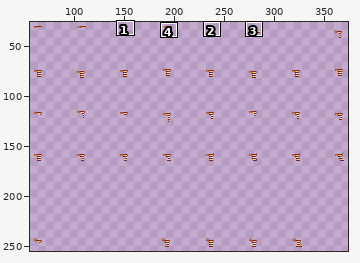
Sprite sheet -- src/items/armors/coatlica/coatlica-tier1/pants.png. Above, an overview of the earlier version with the close-up marked.
Close-up. Before the commit:
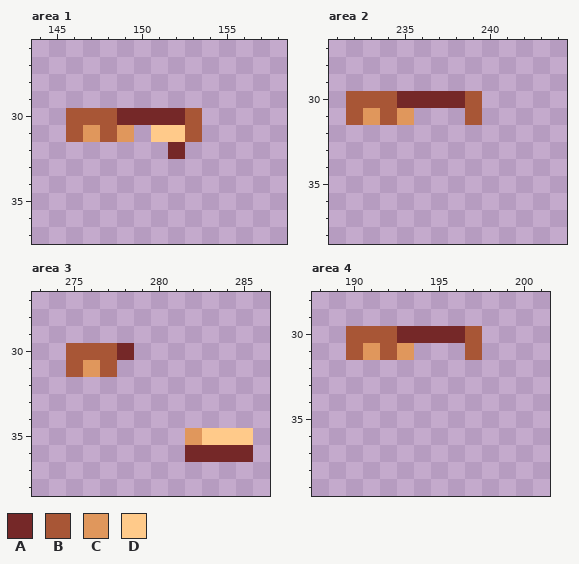
The file is 387x258 pixels. Shown: area 1: x 144..158, y 26..37; area 2: x 231..244, y 27..38; area 3: x 273..286, y 27..38; area 4: x 188..201, y 28..39. The old version is drawn lined up with the new one. The wide view leaves out empty margins. The commit also changed other parts of the picture, which this record leaves out.
Palette (. is transparent): A #752828  B #a85636  C #e0975c  D #ffca8a
Pixels before, area 1, first column x 146:
30 BBBAAAAB
31 BCBC.DDB
32 ......A.
Pixels before, area 2, first column x 232:
30 BBBAAAAB
31 BCBC...B
Pixels before, area 3, first column x 275:
30 BBBA.......
31 BCB........
32 ...........
33 ...........
34 ...........
35 .......CDDD
36 .......AAAA
Pixels before, area 4, first column x 190:
30 BBBAAAAB
31 BCBC...B
New version:
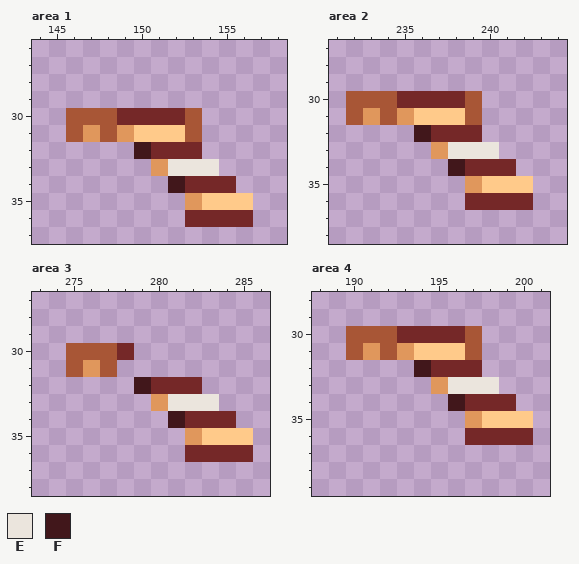
Colours new in this view: E #ebe5dd  F #41171b
The edit:
{"change": "drawings rearranged on the sheet (the old picture shows each at its new place; 9 dropped ones are not shown)"}
{"where": "area 1"}
{"y":31,"x":150,"old":".","new":"D"}
{"y":32,"x":150,"old":"..","new":"FA"}
{"y":32,"x":153,"old":".","new":"A"}
{"y":33,"x":151,"old":"....","new":"CEEE"}
{"y":34,"x":152,"old":"....","new":"FAAA"}
{"y":35,"x":153,"old":"....","new":"CDDD"}
{"y":36,"x":153,"old":"....","new":"AAAA"}
{"where": "area 2"}
{"y":31,"x":236,"old":"...","new":"DDD"}
{"y":32,"x":236,"old":"....","new":"FAAA"}
{"y":33,"x":237,"old":"....","new":"CEEE"}
{"y":34,"x":238,"old":"....","new":"FAAA"}
{"y":35,"x":239,"old":"....","new":"CDDD"}
{"y":36,"x":239,"old":"....","new":"AAAA"}
{"where": "area 3"}
{"y":32,"x":279,"old":"....","new":"FAAA"}
{"y":33,"x":280,"old":"....","new":"CEEE"}
{"y":34,"x":281,"old":"....","new":"FAAA"}
{"where": "area 4"}
{"y":31,"x":194,"old":"...","new":"DDD"}
{"y":32,"x":194,"old":"....","new":"FAAA"}
{"y":33,"x":195,"old":"....","new":"CEEE"}
{"y":34,"x":196,"old":"....","new":"FAAA"}
{"y":35,"x":197,"old":"....","new":"CDDD"}
{"y":36,"x":197,"old":"....","new":"AAAA"}
{"label":"added","picture_box":[134,125,253,227]}
{"label":"added","picture_box":[414,108,533,210]}
{"label":"added","picture_box":[134,377,236,428]}
{"label":"added","picture_box":[414,343,533,445]}
